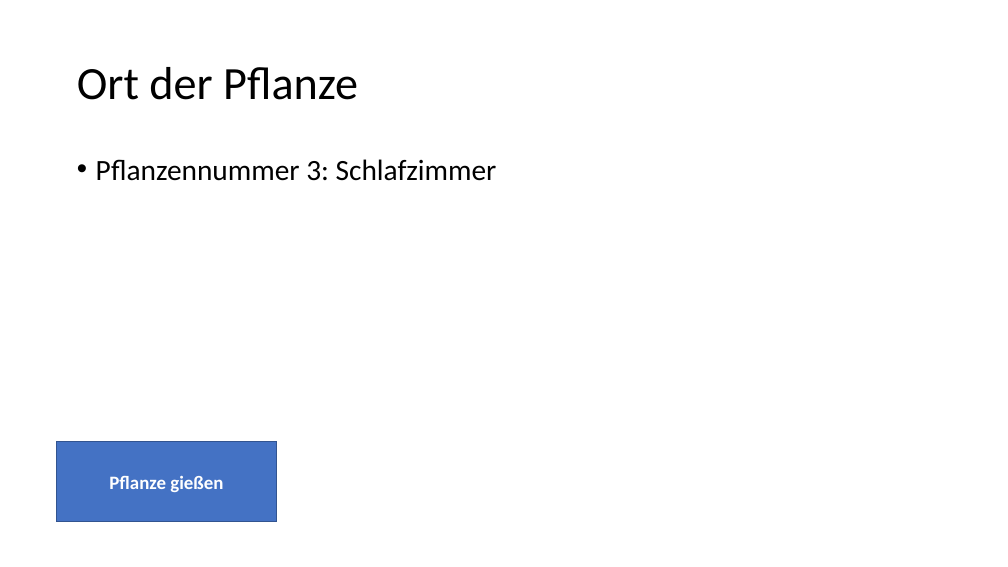
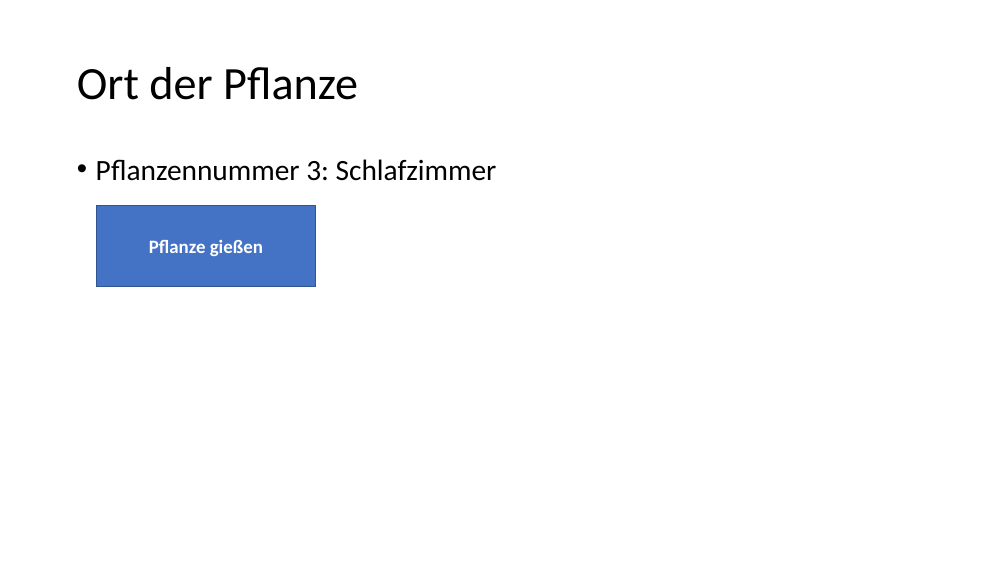
Before and after one commit to Kennjy/Abgaben-MCI, a slide deck: slide 7 of Blatt 6/High_Fidelity.pptx. Drawn at 1008x567 pixels with LibreOffice and Linux fonts; fonts in the diff are those of the drawing. Boxes give left, top, right and bottom in pixels: in the first picture for what was removed or moved away, otherwise in the second. Text is boxed around its words. In the diff, an @@ line names an element or a change of style, - is before the commit and + after.

```diff
--- a/Blatt 6/High_Fidelity.pptx
+++ b/Blatt 6/High_Fidelity.pptx
@@ rectangle "Pflanze gießen": place and size @@
-rectangle "Pflanze gießen" at box(57, 442, 276, 522)
+rectangle "Pflanze gießen" at box(97, 206, 316, 286)
```
Also in this commit, not shown: 9 other slides changed.
